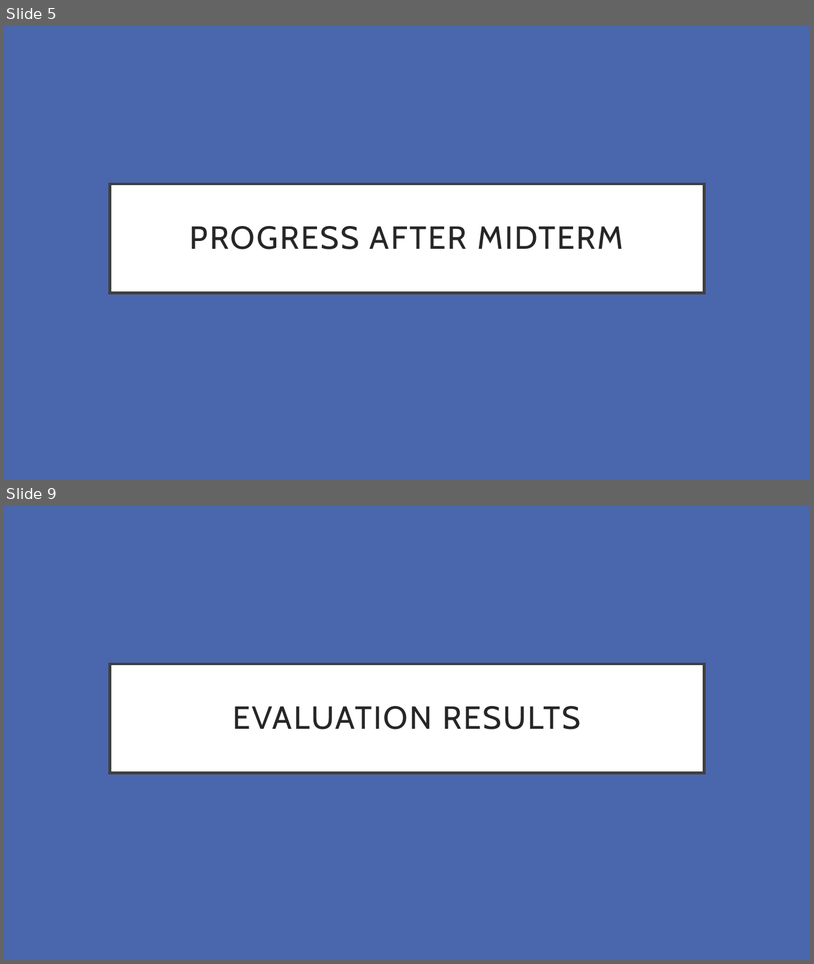
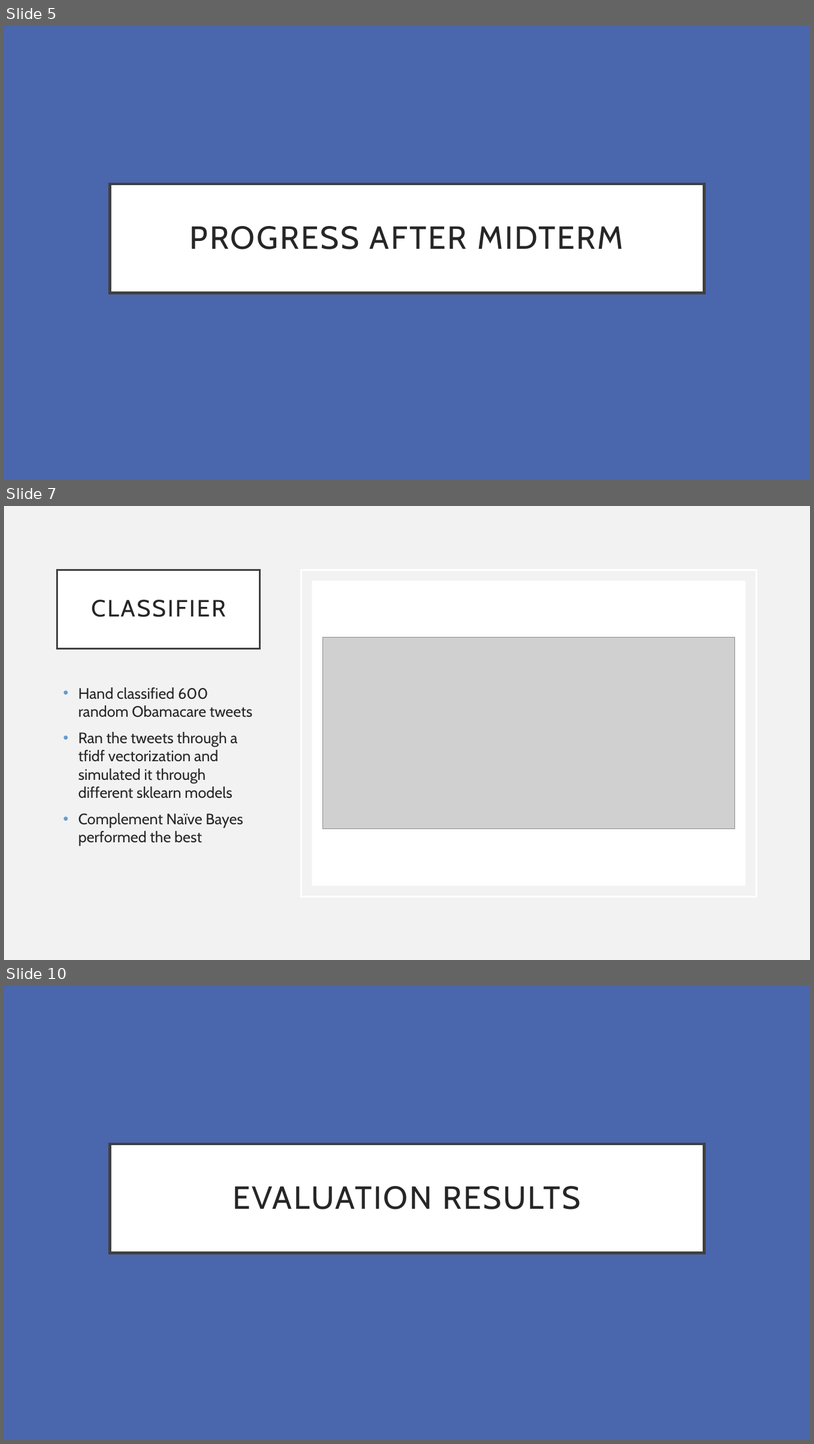
Before and after one commit to oliviaroy20/SocialSensing, a slide deck: Final Presentation.pptx. Shown one above the other, each under a label of ours: slides 5 and 9 before the commit, slides 5, 7 and 10 after it; the slides between them are not shown. The pictures are 814x964 and 814x1444 pixels, drawn with LibreOffice and Linux fonts; fonts in the diff are those of the drawing; grey boxes stand for pictures. Boxes give left, top, right and bottom in pixels: in the first picture for what was removed or moved away, otherwise in the second. Text is boxed around its words. In the diff, an @@ line names an element or a change of style, - is before the commit and + after.

```diff
--- a/Final Presentation.pptx
+++ b/Final Presentation.pptx
@@ slide 7 added at [4, 506, 810, 960], background #F2F2F2 @@
@@ title added at [57, 570, 260, 648], fill #FFFFFF, outline #404040 2.5 pt, 28 pt, text #262626 @@
+CLASSIFIER
@@ rectangle added at [301, 570, 756, 896], outline #FFFFFF 2.5 pt @@
@@ rectangle added at [312, 580, 746, 885], fill #FFFFFF @@
@@ picture added at [323, 637, 735, 829] @@
@@ text added at [78, 687, 252, 846], 18 pt, text #262626 @@
+• Hand classified 600 random Obamacare tweets
+• Ran the tweets through a tfidf vectorization and simulated it through different sklearn models
+• Complement Naïve Bayes performed the best
@@ what was slide 9 is now slide 10 @@
```
Also in this commit, not shown: 2 slides changed, 5 other slides added, 6 slides removed, 3 other files.
